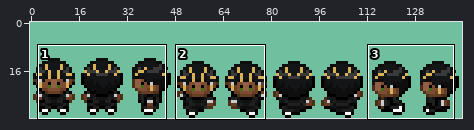
File history of a sprite sheet, graphics/object_events/pics/people/ceo.png. Above, an overview of the earlier version with the close-up marked.
Close-up. Earlier state:
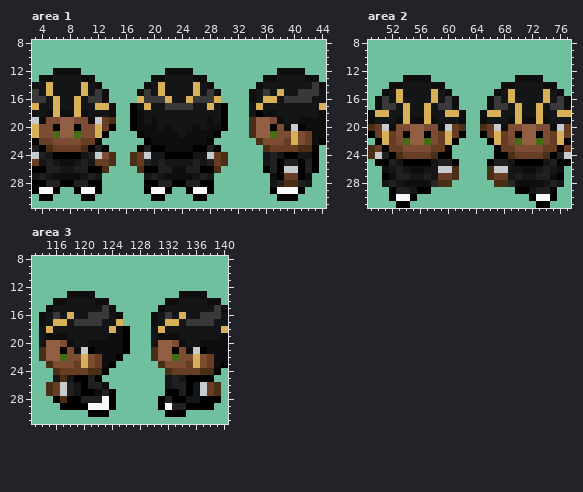
The file is 144x32 pixels. Shown: area 1: x 3..44, y 8..31; area 2: x 49..77, y 8..31; area 3: x 113..140, y 8..31.
And afterwards:
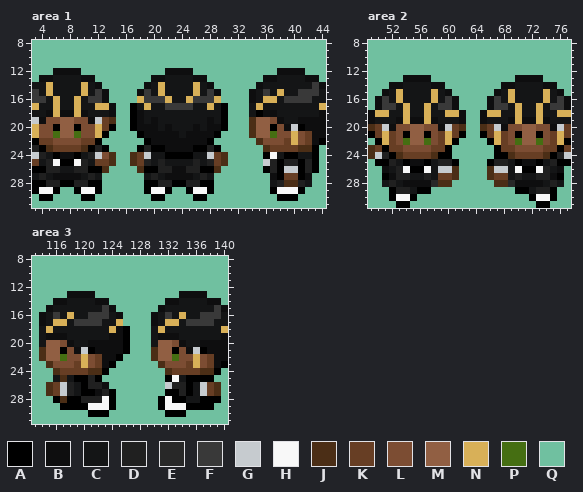
Palette (. is transparent): A #000000  B #0e0e0f  C #141516  D #202020  E #282828  F #393939  G #c6cbcf  H #f8f8f8  J #4b2e16  K #673e24  L #7c4d33  M #915f43  N #d8b058  P #456e12  Q #70c0a0
From the commit log: changes to ceo obj event and staff members
Difference:
Area 1:
The author changed colour B to colour A in row 25 at x 7 to 8.
The author changed colour C to colour A in row 24 at x 36.
The author changed colour A to colour B in row 24 at x 7 to 8.
The author changed colour C to colour G in row 25 at x 36.
The author changed colour C to colour H in row 25 at x 6 and 9.
The author changed colour D to colour H in row 24 at x 37.
Area 2:
The author changed colour B to colour A in row 26 at x 55 to 56 and 71 to 72.
The author changed colour A to colour B in row 25 at x 55 to 56 and 71 to 72.
The author changed colour C to colour H in row 26 at x 54, 57, 70 and 73.
Area 3:
The author changed colour C to colour A in row 25 at x 132.
The author changed colour C to colour G in row 26 at x 132.
The author changed colour D to colour H in row 25 at x 133; in row 28 at x 132; in row 29 at x 133 to 134.
Changed places in both close-ups, as pixel boxes (x1, y1, x2, y2):
changed: (53, 152, 81, 166)
changed: (263, 152, 277, 166)
changed: (403, 159, 431, 173)
changed: (515, 159, 543, 173)
changed: (165, 375, 186, 410)
